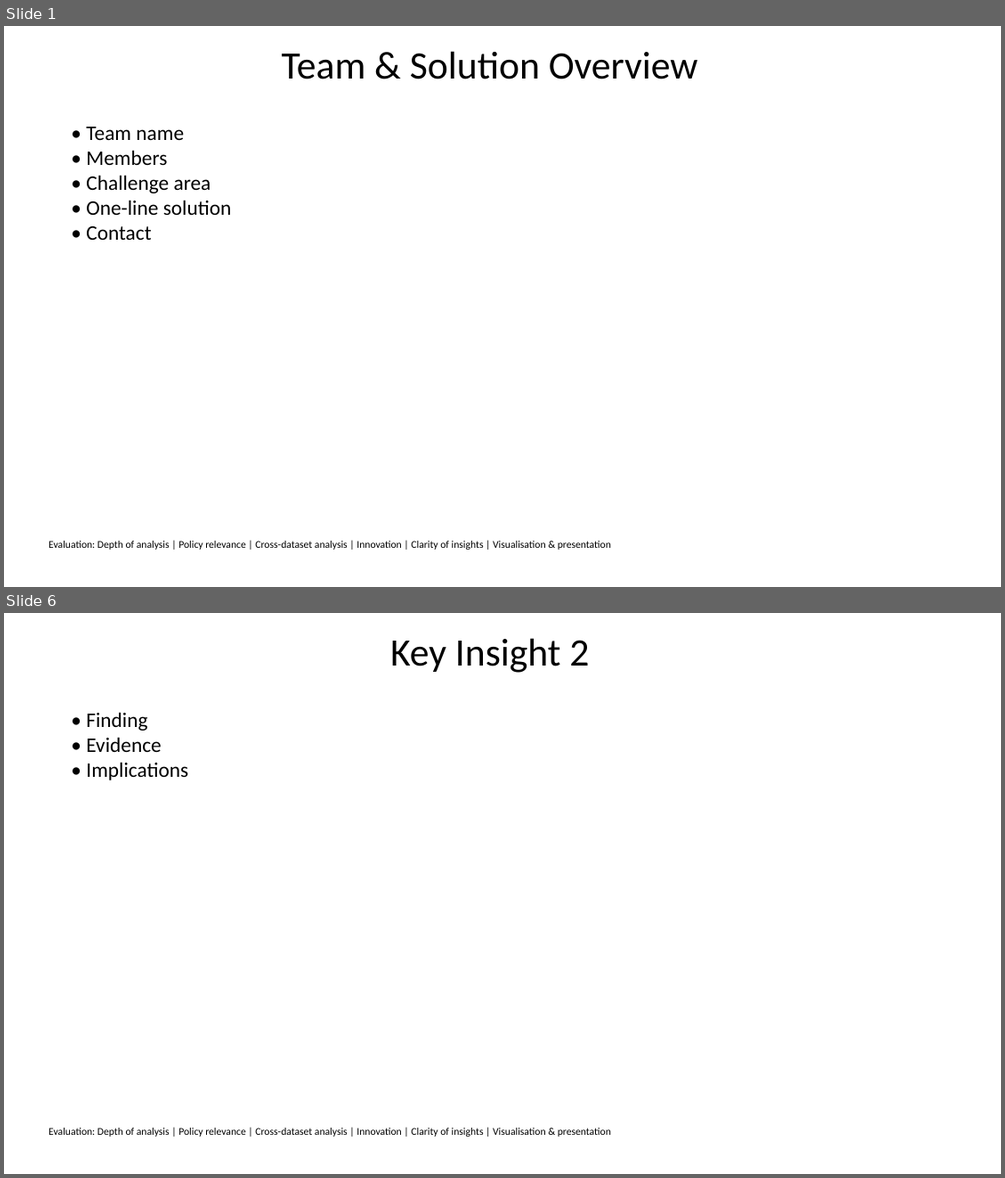
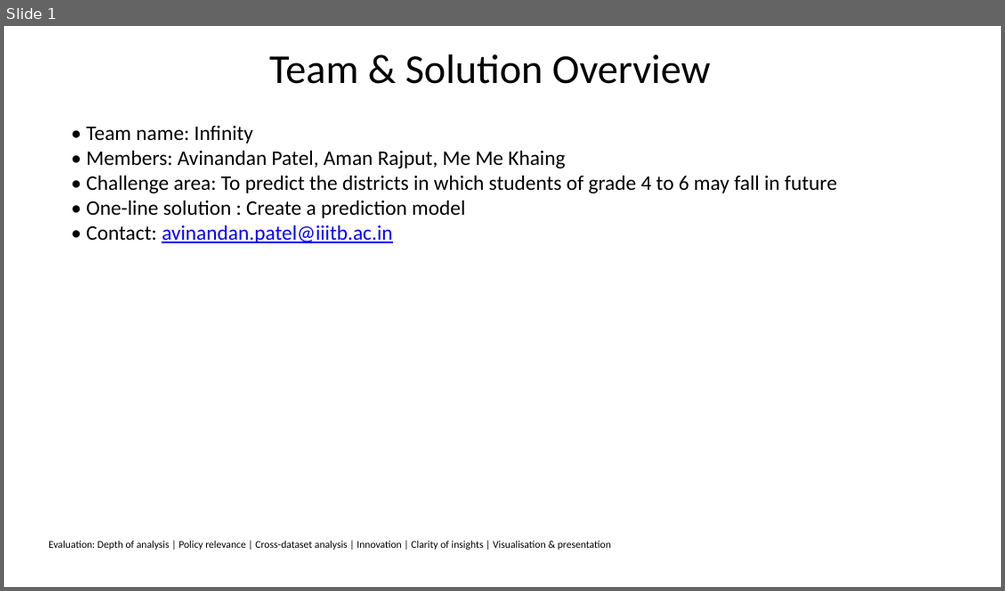
Before and after one commit to AvinandanPatel/infinity, a slide deck: slides.pptx. Shown one above the other, each under a label of ours: slides 1 and 6 before the commit, slide 1 after it; the slides between them are not shown. The pictures are 1005x1178 and 1005x591 pixels, drawn with LibreOffice and Linux fonts; fonts in the diff are those of the drawing. Boxes give left, top, right and bottom in pixels: in the first picture for what was removed or moved away, otherwise in the second. Text is boxed around its words. In the diff, an @@ line names an element or a change of style, - is before the commit and + after.

```diff
--- a/slides.pptx
+++ b/slides.pptx
@@ slide 6 removed at (x1=4, y1=613, x2=1001, y2=1174), background #FFFFFF @@
@@ title removed at (x1=390, y1=638, x2=589, y2=673) @@
-Key Insight 2
@@ text removed at (x1=86, y1=712, x2=188, y2=780) @@
-• Finding
-• Evidence
-• Implications
@@ text removed at (x1=48, y1=1127, x2=611, y2=1136) @@
-Evaluation: Depth of analysis | Policy relevance | Cross-dataset analysis | Innovation | Clarity of insights | Visualisation & presentation
@@ slide 1 changed as well @@
@@ title "Team & Solution Overview" at (x1=269, y1=54, x2=711, y2=84): size 37.4 to 39.6 pt; line spacing 0.8 to 1 @@
@@ text at (x1=86, y1=126, x2=837, y2=243): text changed @@
-• Team name
-• Members
-• Challenge area
-• One-line solution
-• Contact
+• Team name: Infinity
+• Members: Avinandan Patel, Aman Rajput, Me Me Khaing
+• Challenge area: To predict the districts in which students of grade 4 to 6 may fall in future
+• One-line solution : Create a prediction model
+• Contact: avinandan.patel@iiitb.ac.in
```
Also in this commit, not shown: 5 other slides changed, 5 slides added, 4 other slides removed, 6 other files.
